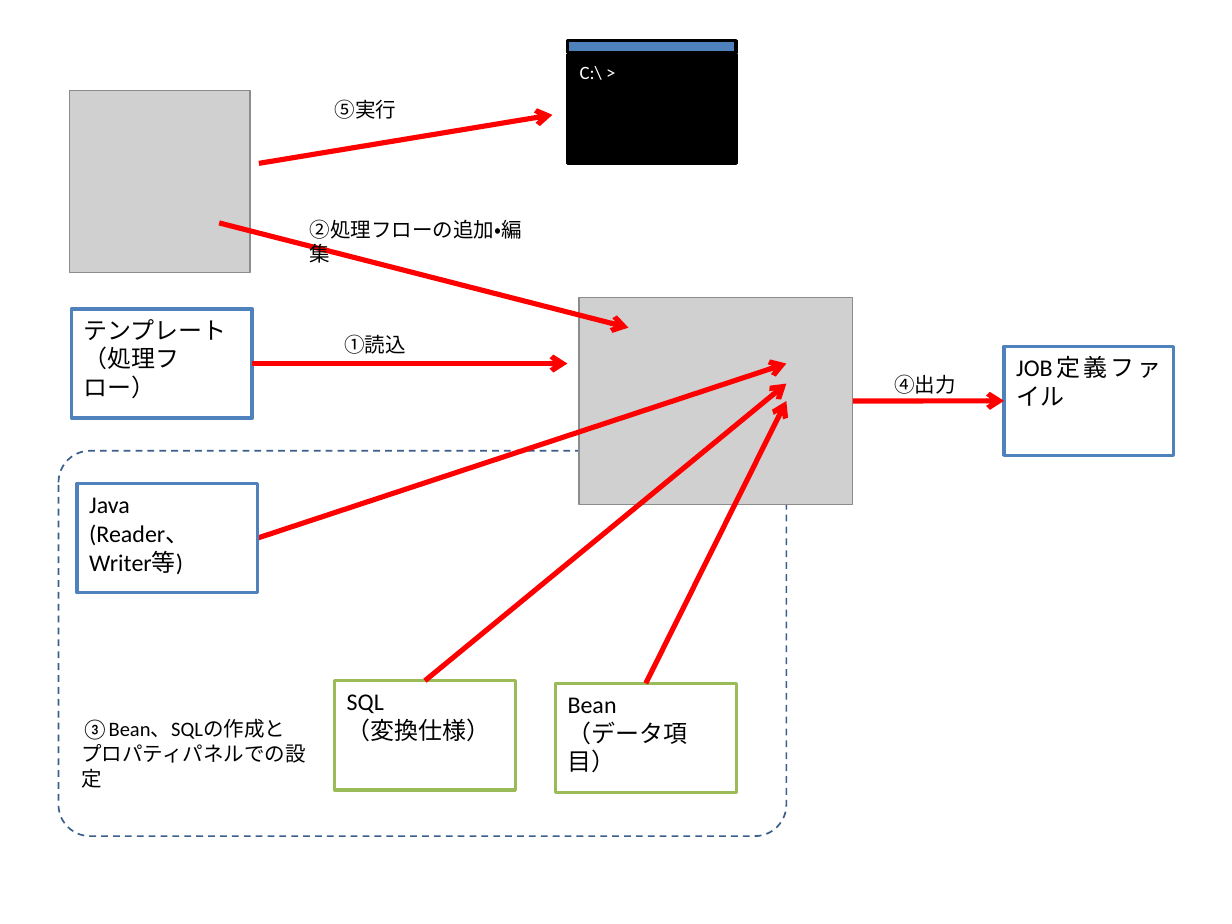
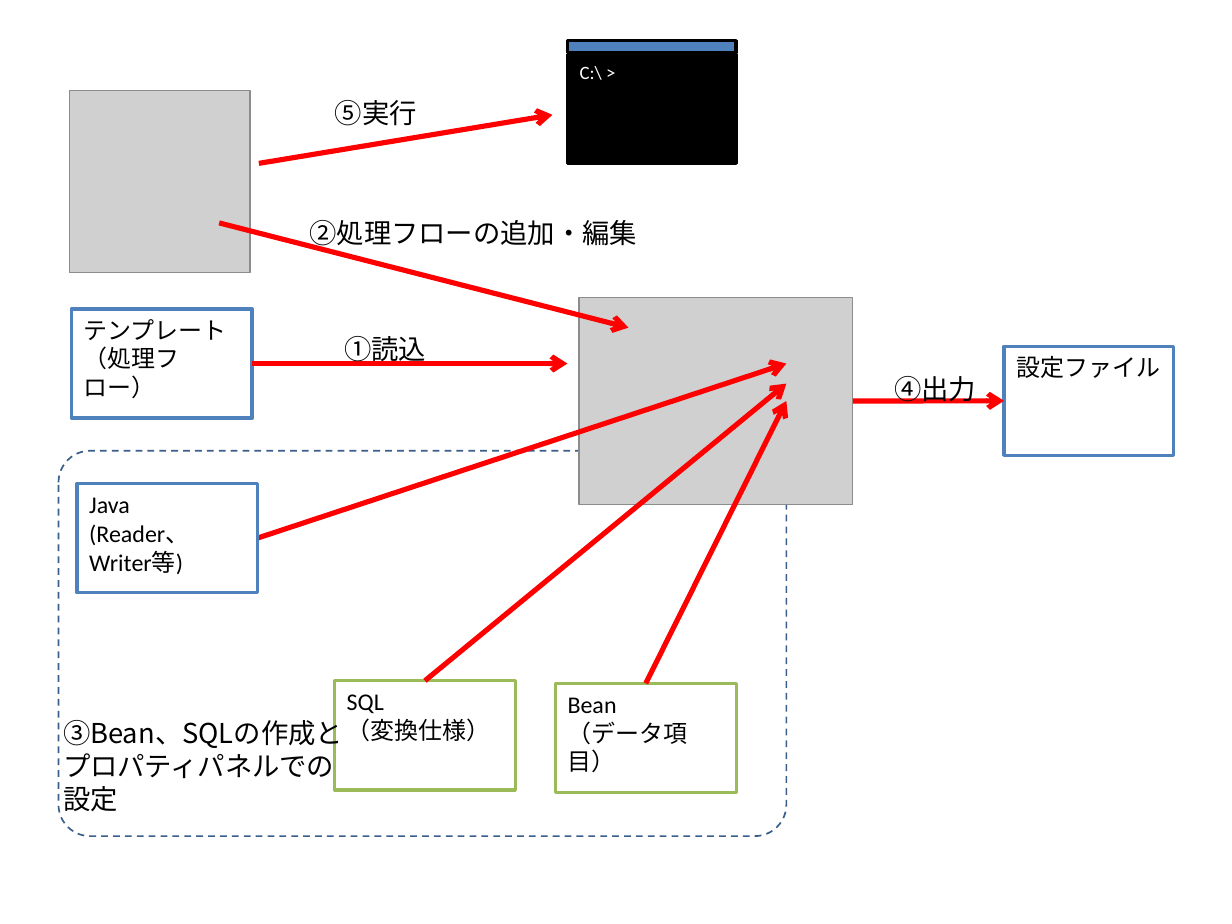
Before and after one commit to nablarch/nablarch-etl-designer, a slide deck: slide 11 of doc/image/etl-designer-images.pptx. Drawn at 1232x924 pixels with LibreOffice and Linux fonts; fonts in the diff are those of the drawing; grey boxes stand for pictures. Boxes give left, top, right and bottom in pixels: in the first picture for what was removed or moved away, otherwise in the second. Text is boxed around its words. In the diff, an @@ line names an element or a change of style, - is before the commit and + after.

```diff
--- a/doc/image/etl-designer-images.pptx
+++ b/doc/image/etl-designer-images.pptx
@@ size 12 to 16 pt, font Calibri to Noto Sans CJK JP in 4 elements at (x1=335, y1=100, x2=417, y2=126), (x1=894, y1=376, x2=976, y2=404), (x1=344, y1=336, x2=426, y2=366), (x1=310, y1=220, x2=637, y2=251) @@
@@ text in rectangle at (x1=1016, y1=356, x2=1160, y2=378): text changed @@
-JOB定義ファイル
+設定ファイル
@@ text "③Bean、SQLの作成と" moved from (x1=81, y1=719, x2=305, y2=788) to (x1=63, y1=716, x2=343, y2=811) @@
@@ text at (x1=63, y1=716, x2=343, y2=751): size 12 to 16 pt, font Calibri to Noto Sans CJK JP in "③Bean、SQLの作成と" @@
@@ text at (x1=63, y1=749, x2=334, y2=811): text changed; size 12 to 16 pt; font Calibri to Noto Sans CJK JP @@
-プロパティパネルでの設定
+プロパティパネルでの
+設定
```
Also in this commit, not shown: 12 other slides changed, 1 slide added, 29 other files.
